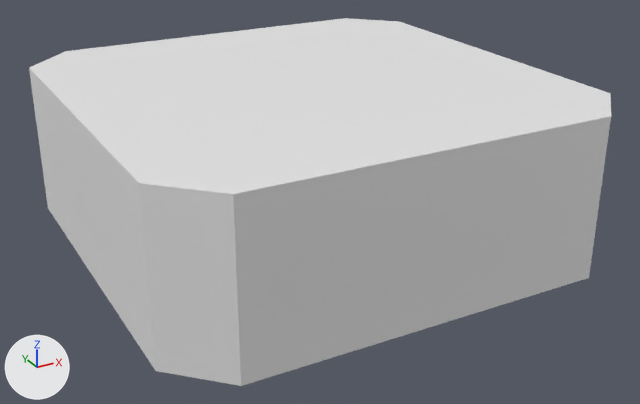
An edit to the COLLADA model turtlebot3_manipulation_gazebo/models/turtlebot3_manipulation_waffle_pi/meshes/waffle_pi_base.dae, drawn before and after from the same camera.
The view is the same before and after, from a camera (50 mm lens) standing at (-230.0, -435.0, 232.0) and looking at (2.0, -13.0, 21.0). Arrows for +X, +Y and +Z are at lower left; the lights stay in place. The older version comes first.

The scene before the commit, as lines of its bpy script (objects in view):
```python
me_cube_002 = bpy.data.meshes.new('Cube.002')
me_cube_002.from_pydata(...)  # 16 vertices, 28 faces; spans x -1.0..1.0, y -1.0..1.0, z -1.0..1.0
ob_cube_001 = bpy.data.objects.new('Cube.001', me_cube_002)
ob_cube_001.location = (0.0, 0.0, 46.1)
ob_cube_001.scale = (132.0, 132.0, 46.0)
```
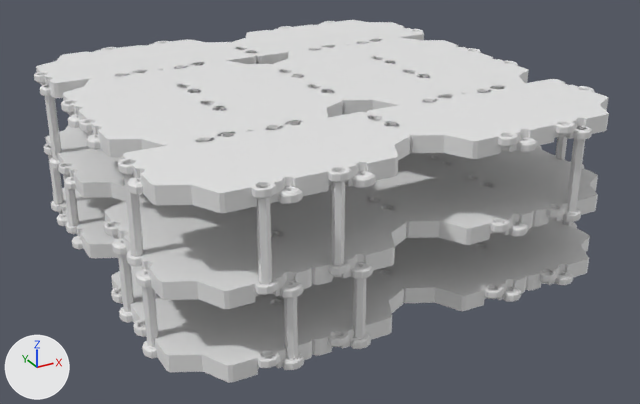
Location of each change, (x1, y1, x2, y2) in pixels of the pictures (640 x 404 px):
'Cube.001', reshaped, moved, rescaled: before (29, 18, 611, 386); after (34, 20, 609, 383)

The change, as a list of edits to the scene's bpy script:
```text
Change me_cube_002:
    used by ob_cube_001; location = (0.0, 0.0, 46.1); scale = (132.0, 132.0, 46.0)
    remove me_cube_002.from_pydata(...)  # 16 vertices, 28 faces; spans x -1.0..1.0, y -1.0..1.0, z -1.0..1.0
    add me_cube_002.from_pydata(...)  # 30152 vertices, 63200 faces; spans x -132.77..132.77, y -132.77..132.77, z 0.0..91.5
    me_cube_002 part 1: 16 vertices removed from x -1.0..1.0, y -1.0..1.0, z -1.0..1.0; 30152 vertices added at x -132.77..132.77, y -132.77..132.77, z 0.0..91.5
Change ob_cube_001:
    ob_cube_001.scale: (132.0, 132.0, 46.0) -> (1.0, 1.0, 1.0)
    ob_cube_001.location: (0.0, 0.0, 46.1) -> (0.0, 0.0, 0.0)
```
